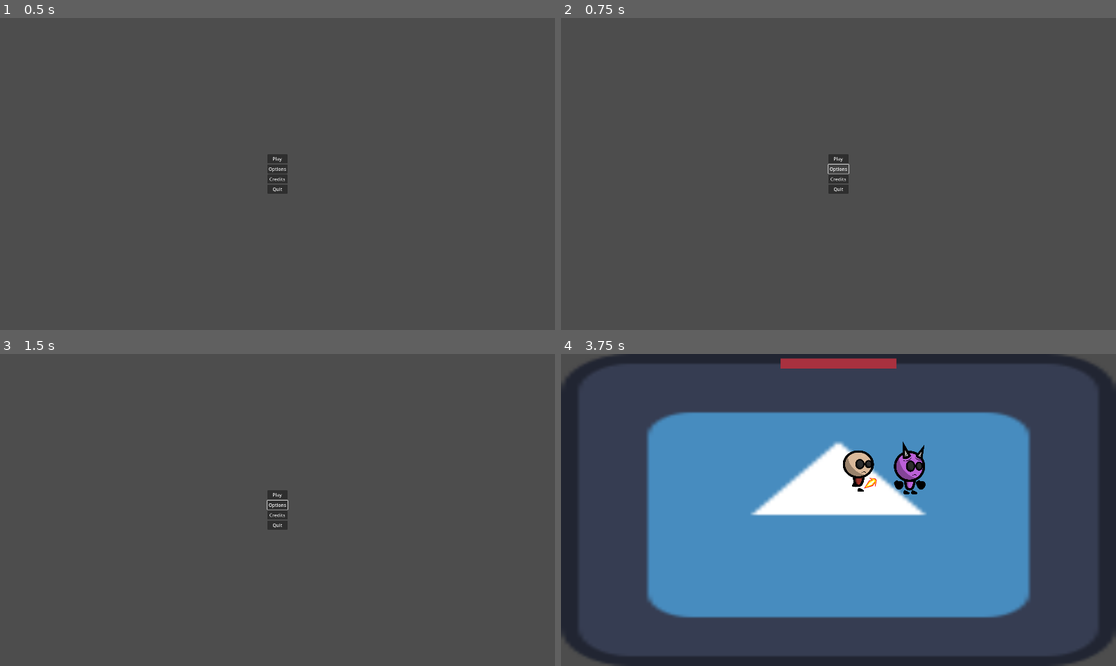
Above: before the commit, frames 1-4 (two rows, left to right).
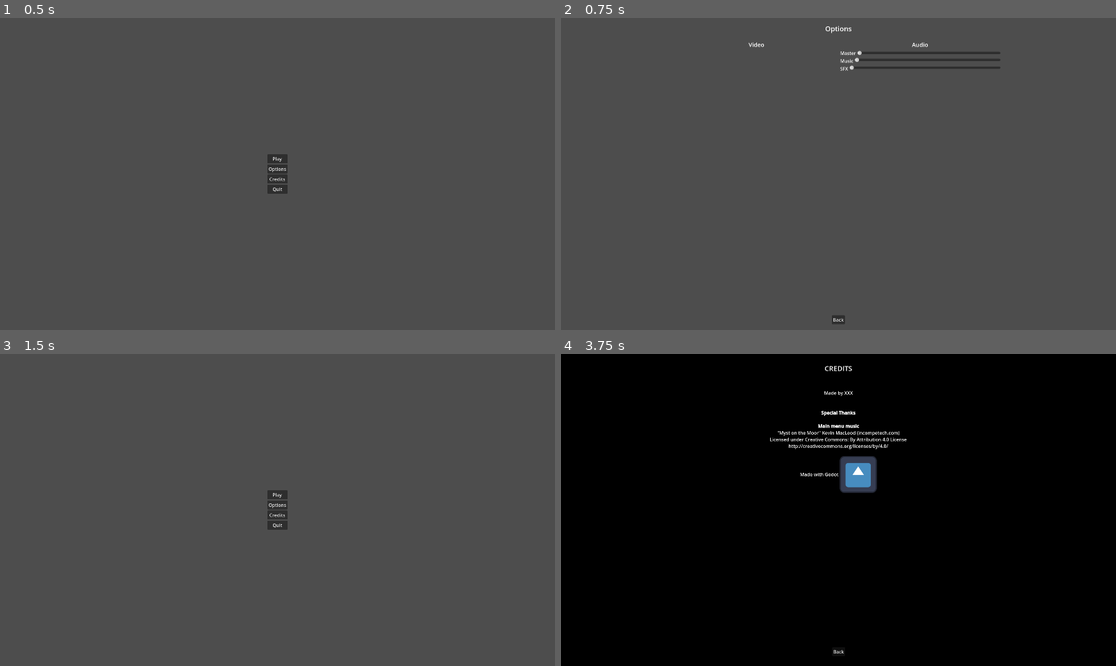
Above: after the commit, the same moments.

Repository: Overkane/BRJ2025-game
Game: Godot game, scene res://scenes/main_menu/main_menu.tscn
Two runs of this game, one before a commit and one after it. Both use one fixed random seed, a clock stepped at 60 frames per second and the inputs below. The engine's default icon, where the game draws it, is replaced by a stand-in: a white triangle on a blue panel in a dark square.
Inputs (mouse positions are in pixels of both pictures, inside the frame that each line leads up to):
- Up to frame 1 (0.5 s): no input
- Up to frame 2 (0.75 s): click "Options" at 0.5 s
- Up to frame 3 (1.5 s): click (277, 656) at 1.25 s, where only the run after the commit has a clickable "Back"
- Up to frame 4 (3.75 s): click "Credits" at 2 s; click (838, 494) at 2.75 s, where only the run before the commit has a clickable "Play"; move the mouse to (960, 494) at 3.52 s; hold D (right) from 3.53 s (still down); hold V (throw_chakram) from 3.53 s (still down)

Frame 1 is identical in both runs. In frame 2, 1.1% of the frame differs, in the area x 33-80%, y 2-98%; in frame 3, less than 0.1%; in frame 4, 100%, in the area x 0-100%, y 0-100%.

Commit message:
Main Menu WIP

Diff:
--- /dev/null
+++ b/default_bus_layout.tres
@@ -0,0 +1,15 @@
+[gd_resource type="AudioBusLayout" format=3 uid="uid://tnhg0ggrv4q4"]
+
+[resource]
+bus/1/name = &"Music"
+bus/1/solo = false
+bus/1/mute = false
+bus/1/bypass_fx = false
+bus/1/volume_db = 0.0
+bus/1/send = &"Master"
+bus/2/name = &"SFX"
+bus/2/solo = false
+bus/2/mute = false
+bus/2/bypass_fx = false
+bus/2/volume_db = 0.0
+bus/2/send = &"Master"
--- /dev/null
+++ b/scenes/main_menu/credits/credits.gd
@@ -0,0 +1,7 @@
+extends Control
+
+signal return_to_main_menu
+
+
+func _on_back_button_pressed() -> void:
+	return_to_main_menu.emit()
--- /dev/null
+++ b/scenes/main_menu/credits/credits.tscn
@@ -0,0 +1,101 @@
+[gd_scene load_steps=2 format=3 uid="uid://dy1ucm14pdeq3"]
+
+[ext_resource type="Script" path="res://scenes/main_menu/credits/credits.gd" id="1_0a8mt"]
+
+[node name="Credits" type="Control"]
+layout_mode = 3
+anchors_preset = 15
+anchor_right = 1.0
+anchor_bottom = 1.0
+grow_horizontal = 2
+grow_vertical = 2
+script = ExtResource("1_0a8mt")
+
+[node name="Background" type="ColorRect" parent="."]
+layout_mode = 1
+anchors_preset = 15
+anchor_right = 1.0
+anchor_bottom = 1.0
+grow_horizontal = 2
+grow_vertical = 2
+color = Color(0, 0, 0, 1)
+
+[node name="Header" type="Control" parent="."]
+layout_mode = 1
+anchors_preset = 10
+anchor_right = 1.0
+offset_bottom = 100.0
+grow_horizontal = 2
+
+[node name="HeaderText" type="Label" parent="Header"]
+layout_mode = 2
+offset_left = 912.0
+offset_top = 33.0
+offset_right = 1008.0
+offset_bottom = 67.0
+theme_override_font_sizes/font_size = 24
+text = "Credits"
+uppercase = true
+
+[node name="Body" type="ScrollContainer" parent="."]
+layout_mode = 1
+anchors_preset = 15
+anchor_right = 1.0
+anchor_bottom = 1.0
+offset_top = 100.0
+offset_bottom = -100.0
+grow_horizontal = 2
+grow_vertical = 2
+
+[node name="VBoxContainer" type="VBoxContainer" parent="Body"]
+layout_mode = 2
+size_flags_horizontal = 3
+size_flags_vertical = 3
+alignment = 1
+
+[node name="CreditsText" type="RichTextLabel" parent="Body/VBoxContainer"]
+layout_mode = 2
+size_flags_vertical = 3
+bbcode_enabled = true
+text = "[center]
+Made by ХХХ
+
+
+[b]Special Thanks[/b]
+
+[b]Main menu music[/b]
+\"Myst on the Moor\" Kevin MacLeod (incompetech.com)
+Licensed under Creative Commons: By Attribution 4.0 License
+http://creativecommons.org/licenses/by/4.0/
+
+Made with Godot [img]res://icon.svg[/img]
+[/center]"
+fit_content = true
+
+[node name="Footer" type="Control" parent="."]
+layout_mode = 1
+anchors_preset = 12
+anchor_top = 1.0
+anchor_right = 1.0
+anchor_bottom = 1.0
+offset_top = -100.0
+grow_horizontal = 2
+grow_vertical = 0
+
+[node name="BackButton" type="Button" parent="Footer"]
+layout_mode = 1
+anchors_preset = 8
+anchor_left = 0.5
+anchor_top = 0.5
+anchor_right = 0.5
+anchor_bottom = 0.5
+offset_left = -22.5
+offset_top = -15.5
+offset_right = 22.5
+offset_bottom = 15.5
+grow_horizontal = 2
+grow_vertical = 2
+text = "Back
+"
+
+[connection signal="pressed" from="Footer/BackButton" to="." method="_on_back_button_pressed"]
--- a/scenes/main_menu/main_menu.gd
+++ b/scenes/main_menu/main_menu.gd
@@ -1,8 +1,49 @@
-extends CanvasLayer
+extends Control
 
-@export var boss_arena: PackedScene
+@onready var _menu = $Menu
+@onready var _credits = $Credits
+@onready var _options_menu = $OptionsMenu
+@onready var _quit_button = $Menu/QuitButton
+
+const BOSS_ARENA_SCENE := preload("res://scenes/boss_arena/boss_arena.tscn")
+
+enum MenuOptions { MAIN_MENU, OPTIONS, CREDITS }
+
+
+func _ready() -> void:
+	if OS.has_feature("web"):
+		_quit_button.hide()
+
 
 func _on_play_button_pressed() -> void:
-	get_tree().change_scene_to_packed(boss_arena)
+	get_tree().change_scene_to_packed(BOSS_ARENA_SCENE)
+
+func _on_options_button_pressed() -> void:
+	switch_menu_option(MenuOptions.OPTIONS)
+
+func _on_options_menu_return_to_main_menu() -> void:
+	switch_menu_option(MenuOptions.MAIN_MENU)
+
+func _on_credits_button_pressed() -> void:
+	switch_menu_option(MenuOptions.CREDITS)
+
+func _on_credits_return_to_main_menu() -> void:
+	switch_menu_option(MenuOptions.MAIN_MENU)
+
 func _on_quit_button_pressed() -> void:
 	get_tree().quit()
+
+
+func switch_menu_option(menu_option: MenuOptions):
+	if menu_option == MenuOptions.MAIN_MENU:
+		_menu.show()
+		_options_menu.hide()
+		_credits.hide()
+	elif  menu_option == MenuOptions.OPTIONS:
+		_menu.hide()
+		_options_menu.show()
+		_credits.hide()
+	elif menu_option == MenuOptions.CREDITS:
+		_menu.hide()
+		_options_menu.hide()
+		_credits.show()
--- a/scenes/main_menu/main_menu.tscn
+++ b/scenes/main_menu/main_menu.tscn
@@ -1,13 +1,27 @@
-[gd_scene load_steps=3 format=3 uid="uid://dsyhl0fbklx8b"]
+[gd_scene load_steps=5 format=3 uid="uid://dsyhl0fbklx8b"]
 
 [ext_resource type="Script" path="res://scenes/main_menu/main_menu.gd" id="1_2fi0w"]
-[ext_resource type="PackedScene" uid="uid://cbvomdgkssg2e" path="res://scenes/boss_arena/boss_arena.tscn" id="2_g2or4"]
+[ext_resource type="AudioStream" uid="uid://b0frrbmsdfe3q" path="res://assets/music/Myst on the Moor.mp3" id="2_exg4j"]
+[ext_resource type="PackedScene" uid="uid://dy1ucm14pdeq3" path="res://scenes/main_menu/credits/credits.tscn" id="3_2h6cr"]
+[ext_resource type="PackedScene" uid="uid://cmkdd8vejyrav" path="res://scenes/main_menu/options/options_menu.tscn" id="3_bnxyv"]
 
-[node name="MainMenu" type="CanvasLayer"]
+[node name="MainMenu" type="Control"]
+layout_mode = 3
+anchors_preset = 15
+anchor_right = 1.0
+anchor_bottom = 1.0
+grow_horizontal = 2
+grow_vertical = 2
 script = ExtResource("1_2fi0w")
-boss_arena = ExtResource("2_g2or4")
+
+[node name="MenuMusic" type="AudioStreamPlayer" parent="."]
+stream = ExtResource("2_exg4j")
+autoplay = true
+bus = &"Music"
+parameters/looping = true
 
 [node name="Menu" type="VBoxContainer" parent="."]
+layout_mode = 1
 anchors_preset = 8
 anchor_left = 0.5
 anchor_top = 0.5
@@ -19,6 +33,7 @@
 offset_bottom = 68.0
 grow_horizontal = 2
 grow_vertical = 2
+alignment = 1
 
 [node name="PlayButton" type="Button" parent="Menu"]
 layout_mode = 2
@@ -36,5 +51,17 @@
 layout_mode = 2
 text = "Quit"
 
+[node name="OptionsMenu" parent="." instance=ExtResource("3_bnxyv")]
+visible = false
+layout_mode = 1
+
+[node name="Credits" parent="." instance=ExtResource("3_2h6cr")]
+visible = false
+layout_mode = 1
+
 [connection signal="pressed" from="Menu/PlayButton" to="." method="_on_play_button_pressed"]
+[connection signal="pressed" from="Menu/OptionsButton" to="." method="_on_options_button_pressed"]
+[connection signal="pressed" from="Menu/CreditsButton" to="." method="_on_credits_button_pressed"]
 [connection signal="pressed" from="Menu/QuitButton" to="." method="_on_quit_button_pressed"]
+[connection signal="return_to_main_menu" from="OptionsMenu" to="." method="_on_options_menu_return_to_main_menu"]
+[connection signal="return_to_main_menu" from="Credits" to="." method="_on_credits_return_to_main_menu"]
--- /dev/null
+++ b/scenes/main_menu/options/options_menu.gd
@@ -0,0 +1,7 @@
+extends Control
+
+signal return_to_main_menu
+
+
+func _on_back_button_pressed() -> void:
+	return_to_main_menu.emit()
--- /dev/null
+++ b/scenes/main_menu/options/options_menu.tscn
@@ -0,0 +1,110 @@
+[gd_scene load_steps=2 format=3 uid="uid://cmkdd8vejyrav"]
+
+[ext_resource type="Script" path="res://scenes/main_menu/options/options_menu.gd" id="1_0cimc"]
+
+[node name="OptionsMenu" type="Control"]
+layout_mode = 3
+anchors_preset = 15
+anchor_right = 1.0
+anchor_bottom = 1.0
+grow_horizontal = 2
+grow_vertical = 2
+script = ExtResource("1_0cimc")
+
+[node name="MarginContainer" type="MarginContainer" parent="."]
+layout_mode = 1
+anchors_preset = 15
+anchor_right = 1.0
+anchor_bottom = 1.0
+grow_horizontal = 2
+grow_vertical = 2
+theme_override_constants/margin_left = 400
+theme_override_constants/margin_right = 400
+
+[node name="VBoxContainer" type="VBoxContainer" parent="MarginContainer"]
+layout_mode = 2
+
+[node name="Header" type="MarginContainer" parent="MarginContainer/VBoxContainer"]
+layout_mode = 2
+theme_override_constants/margin_top = 20
+theme_override_constants/margin_bottom = 20
+
+[node name="HeaderText" type="Label" parent="MarginContainer/VBoxContainer/Header"]
+layout_mode = 2
+theme_override_font_sizes/font_size = 24
+text = "Options"
+horizontal_alignment = 1
+
+[node name="SplitContainer" type="SplitContainer" parent="MarginContainer/VBoxContainer"]
+layout_mode = 2
+size_flags_vertical = 3
+
+[node name="VideoSettingsContainer" type="VBoxContainer" parent="MarginContainer/VBoxContainer/SplitContainer"]
+layout_mode = 2
+size_flags_horizontal = 3
+
+[node name="VideoSettingsTitle" type="Label" parent="MarginContainer/VBoxContainer/SplitContainer/VideoSettingsContainer"]
+layout_mode = 2
+theme_override_font_sizes/font_size = 20
+text = "Video
+"
+horizontal_alignment = 1
+
+[node name="AudioSettingsContainer" type="VBoxContainer" parent="MarginContainer/VBoxContainer/SplitContainer"]
+layout_mode = 2
+size_flags_horizontal = 3
+
+[node name="AudioSettingsTitle" type="Label" parent="MarginContainer/VBoxContainer/SplitContainer/AudioSettingsContainer"]
+layout_mode = 2
+theme_override_font_sizes/font_size = 20
+text = "Audio
+"
+horizontal_alignment = 1
+
+[node name="MarginContainer" type="HBoxContainer" parent="MarginContainer/VBoxContainer/SplitContainer/AudioSettingsContainer"]
+layout_mode = 2
+
+[node name="MasterSliderText" type="Label" parent="MarginContainer/VBoxContainer/SplitContainer/AudioSettingsContainer/MarginContainer"]
+layout_mode = 2
+text = "Master
+"
+
+[node name="MasterSlider" type="HSlider" parent="MarginContainer/VBoxContainer/SplitContainer/AudioSettingsContainer/MarginContainer"]
+layout_mode = 2
+size_flags_horizontal = 3
+size_flags_vertical = 4
+
+[node name="MarginContainer2" type="HBoxContainer" parent="MarginContainer/VBoxContainer/SplitContainer/AudioSettingsContainer"]
+layout_mode = 2
+size_flags_vertical = 4
+
+[node name="MusicSliderText" type="Label" parent="MarginContainer/VBoxContainer/SplitContainer/AudioSettingsContainer/MarginContainer2"]
+layout_mode = 2
+text = "Music"
+
+[node name="MusicSlider" type="HSlider" parent="MarginContainer/VBoxContainer/SplitContainer/AudioSettingsContainer/MarginContainer2"]
+layout_mode = 2
+size_flags_horizontal = 7
+
+[node name="MarginContainer3" type="HBoxContainer" parent="MarginContainer/VBoxContainer/SplitContainer/AudioSettingsContainer"]
+layout_mode = 2
+
+[node name="SFXSliderText" type="Label" parent="MarginContainer/VBoxContainer/SplitContainer/AudioSettingsContainer/MarginContainer3"]
+layout_mode = 2
+text = "SFX"
+
+[node name="SFXSlider" type="HSlider" parent="MarginContainer/VBoxContainer/SplitContainer/AudioSettingsContainer/MarginContainer3"]
+layout_mode = 2
+size_flags_horizontal = 7
+
+[node name="Footer" type="MarginContainer" parent="MarginContainer/VBoxContainer"]
+layout_mode = 2
+theme_override_constants/margin_top = 20
+theme_override_constants/margin_bottom = 20
+
+[node name="BackButton" type="Button" parent="MarginContainer/VBoxContainer/Footer"]
+layout_mode = 2
+size_flags_horizontal = 4
+text = "Back"
+
+[connection signal="pressed" from="MarginContainer/VBoxContainer/Footer/BackButton" to="." method="_on_back_button_pressed"]
Not shown, added: assets/music/Myst on the Moor.mp3.import
Not shown, added: assets/music/Myst on the Moor.mp3
